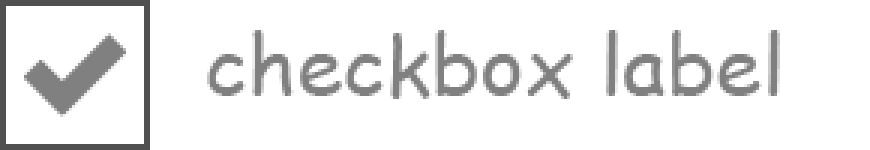
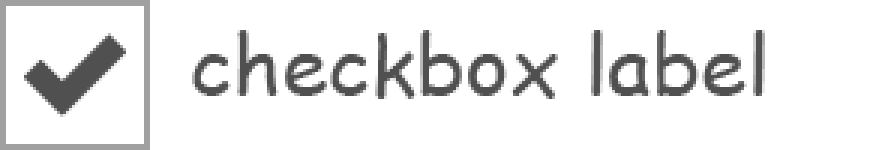
Layers edited between the first and the second 870×150 image:
painted on "checkbox label" over [192, 30, 780, 99]
painted on "check" over [24, 33, 126, 117]
painted on "Rounded Rectangle 1" over [0, 0, 150, 150]
